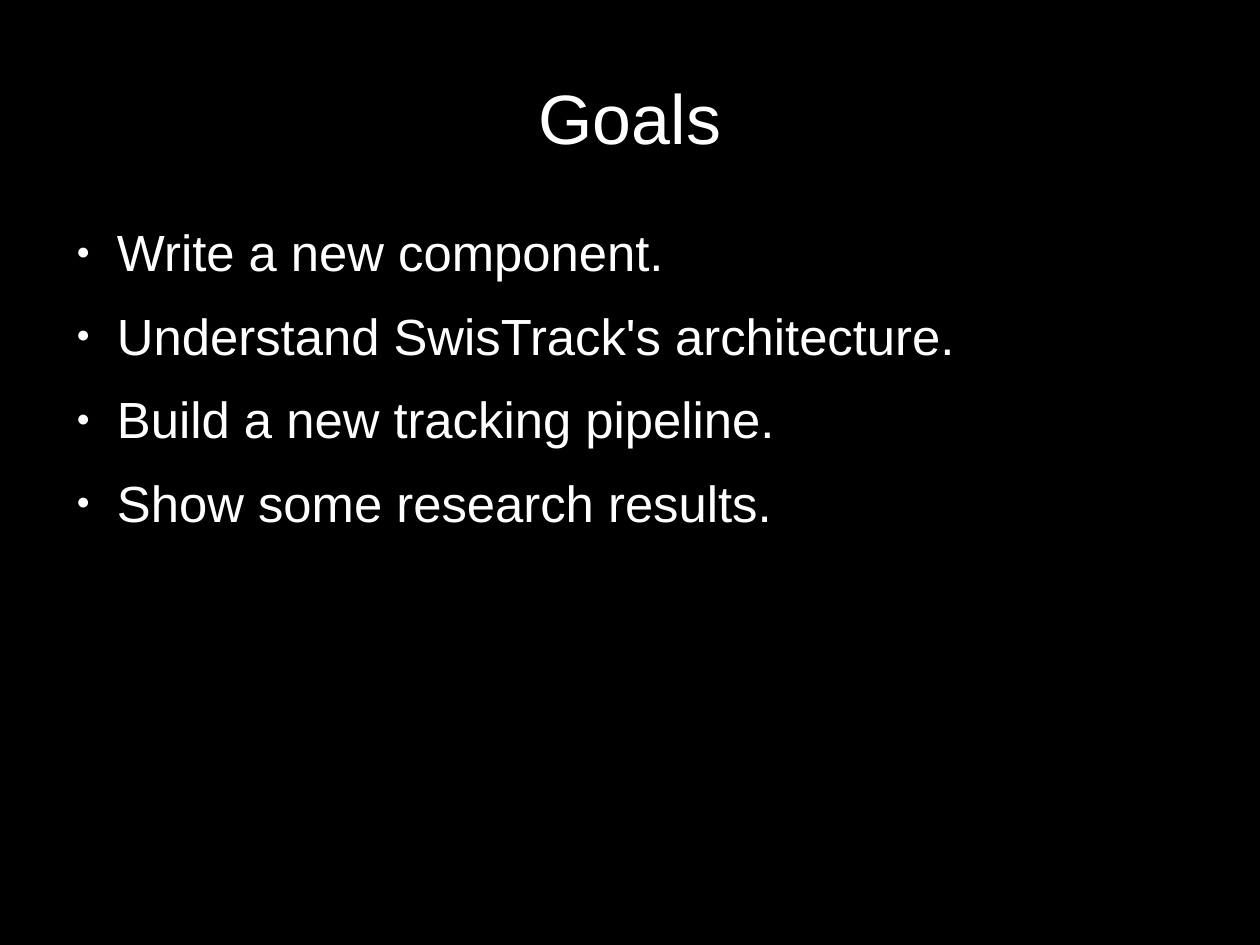
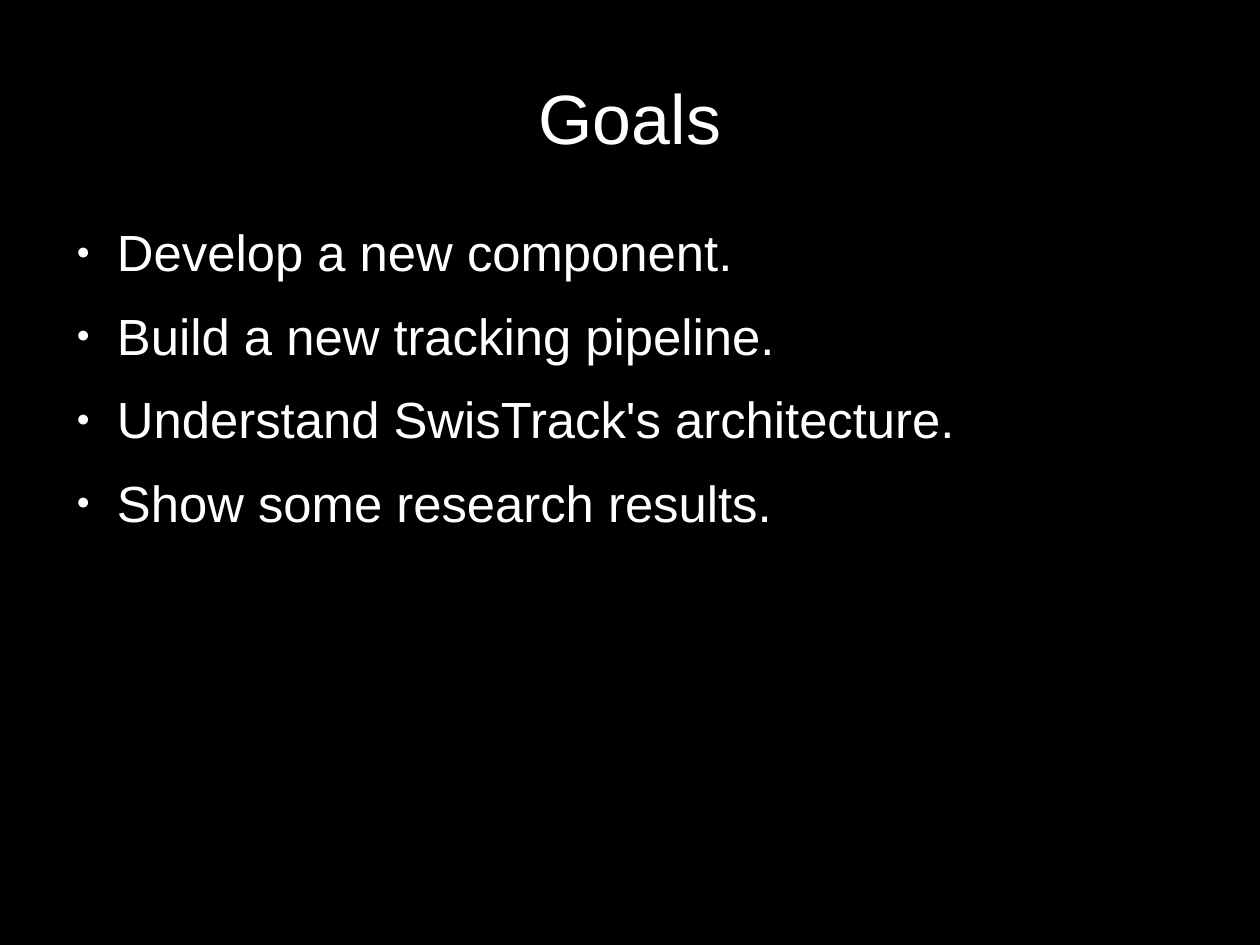
Before and after one commit to d28b/swistrack, a slide deck: slide 3 of Doc/tutorial.stefie10.06.2009/tutorialSlides.odp (slide 4 before the commit). Drawn at 1260x945 pixels with LibreOffice and Linux fonts; fonts in the diff are those of the drawing. Boxes give left, top, right and bottom in pixels: in the first picture for what was removed or moved away, otherwise in the second. Text is boxed around its words. In the diff, an @@ line names an element or a change of style, - is before the commit and + after.

```diff
--- a/Doc/tutorial.stefie10.06.2009/tutorialSlides.odp
+++ b/Doc/tutorial.stefie10.06.2009/tutorialSlides.odp
@@ text at box(117, 234, 774, 365): text changed @@
-● Write a new component.
+● Develop a new component.
+● Build a new tracking pipeline.
@@ text at box(117, 401, 774, 449): paragraph removed @@
-● Build a new tracking pipeline.
```
Also in this commit, not shown: 4 other slides changed, 7 slides added, 2 slides removed.
